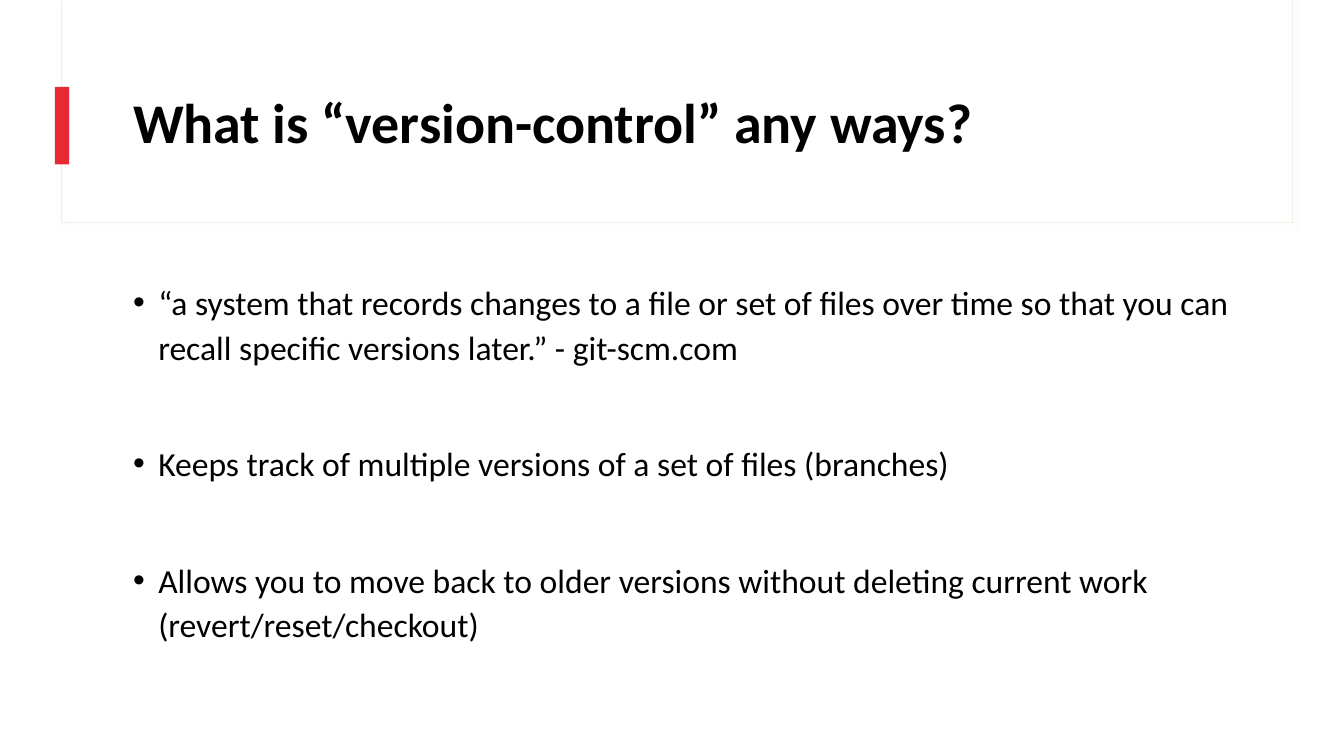
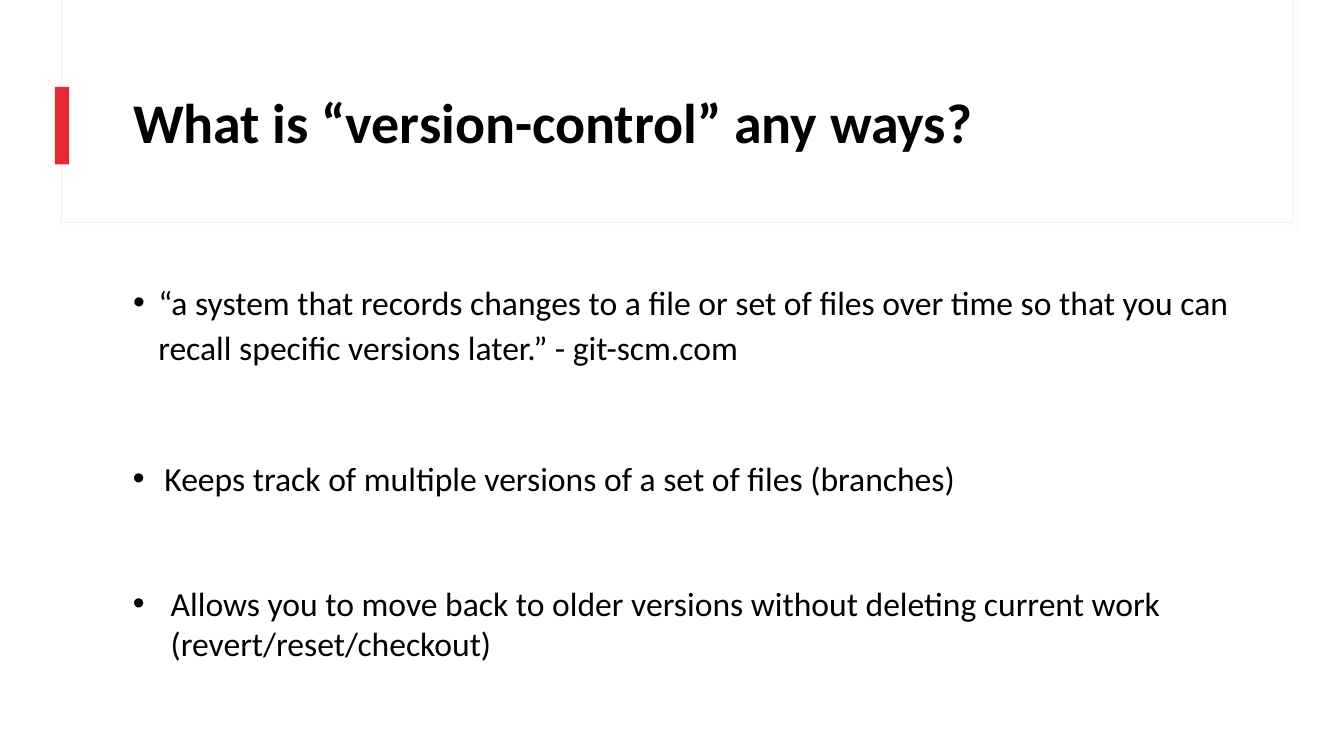
Before and after one commit to ncsu-geoforall-lab/GIS714-assignments, a slide deck: slide 5 of IntroToGit/Slides/Introduction_to_Git_and_GitHub.pptx (slide 3 before the commit). Drawn at 1344x756 pixels with LibreOffice and Linux fonts; fonts in the diff are those of the drawing. Boxes give left, top, right and bottom in pixels: in the first picture for what was removed or moved away, otherwise in the second. Text is boxed around its words. In the diff, an @@ line names an element or a change of style, - is before the commit and + after.

```diff
--- a/IntroToGit/Slides/Introduction_to_Git_and_GitHub.pptx
+++ b/IntroToGit/Slides/Introduction_to_Git_and_GitHub.pptx
@@ text at [158,451,1147,642]: paragraphs removed @@
-• Keeps track of multiple versions of a set of files (branches)
-• Allows you to move back to older versions without deleting current work (revert/reset/checkout)
@@ text added at [164,466,954,497], 24 pt, text #000000 @@
+• Keeps track of multiple versions of a set of files (branches)
@@ text added at [171,592,1160,661], 24 pt, text #000000 @@
+• Allows you to move back to older versions without deleting current work (revert/reset/checkout)
```
Also in this commit, not shown: 1 other slide changed, 3 slides added, 16 other files.
